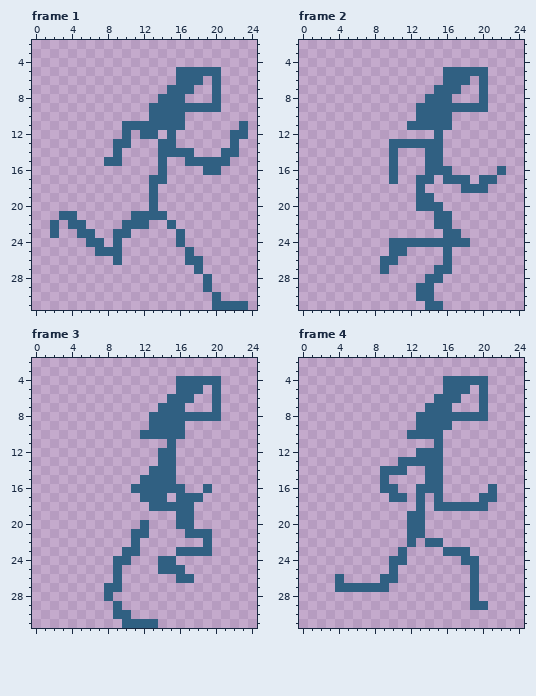
One commit to this pixel-art file: basics/stick_run.aseprite. The picture above was drawn from the file before the commit.
32x32 pixels, 4 frames. Shown: frame 1: x 0..24, y 2..31; frame 2: x 0..24, y 2..31; frame 3: x 0..24, y 2..31; frame 4: x 0..24, y 2..31.
After:
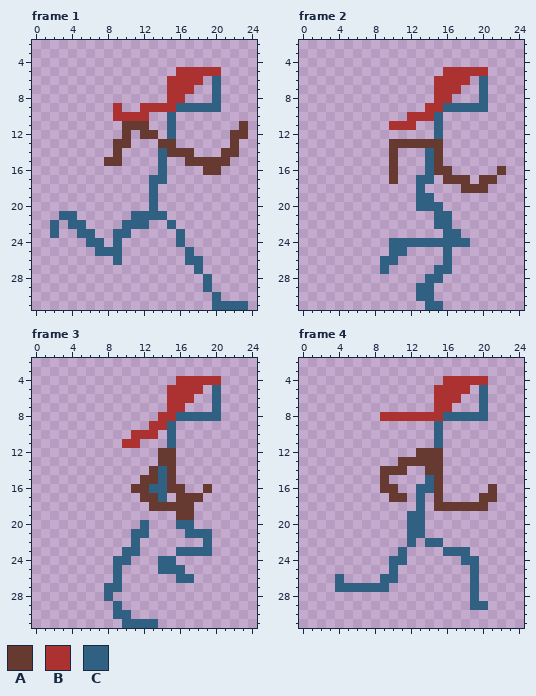
Palette (. is transparent): A #663931  B #ac3232  C #306082
What changed:
layer "hair" added
Changed rows in their new state; - is an unchanged pixel.
Frame 1, layers "hair", "sketch_arms", "sketch":
first column x 8:
 5 --------BBBBB---
 6 -------BBBB-----
 7 -------BBB------
 8 ------.BB-------
 9 -B--BBBB--------
10 -BBBB..-.-------
11 --AAA..-.------A
12 --A-AA--------AA
13 -AA---AA------A-
14 -A-----AAA---AA-
15 AA-------AAAAA--
16 -----------AA---
Frame 2, layers "hair", "sketch_arms", "sketch":
first column x 10:
 5 ------BBBBB--
 6 -----BBBB----
 7 -----BBB-----
 8 ----.BB------
 9 ---.BB-------
10 --BBB-.------
11 BBB..-.------
13 AAAAAA-------
14 A----A-------
15 A----A-------
16 A----AA-----A
17 A-----AAA-AA-
18 --------AAA--
Frame 3, layers "hair", "sketch_arms", "sketch":
first column x 10:
 4 ------BBBBB
 5 -----BBBB--
 6 -----BBB---
 7 ----.BB----
 8 ---.BB-----
 9 ---BB-.----
10 -BBB.-.----
11 BB---------
12 ----AA-----
13 ----AA-----
14 ---A-A-----
15 --AA-A-----
16 -AA--AA--A-
17 --AA--AAA--
18 ---AAAAA---
19 ------AA---
Frame 4, layers "hair", "sketch_arms", "sketch":
first column x 9:
 4 -------BBBBB-
 5 ------BBBB---
 6 ------BBB----
 7 -----.BB-----
 8 BBBBBBB------
 9 ----..-.-----
10 ---...-------
12 ----AAA------
13 --AAAAA------
14 AAA--AA------
15 A-----A------
16 AA----A-----A
17 -AA---A----AA
18 ------AAAAAA-
Pixel boxes of the changes (left, top, right, bottom) in both pictures:
changed: (104, 67, 248, 175)
changed: (389, 67, 506, 193)
changed: (122, 376, 221, 520)
changed: (380, 376, 497, 511)
